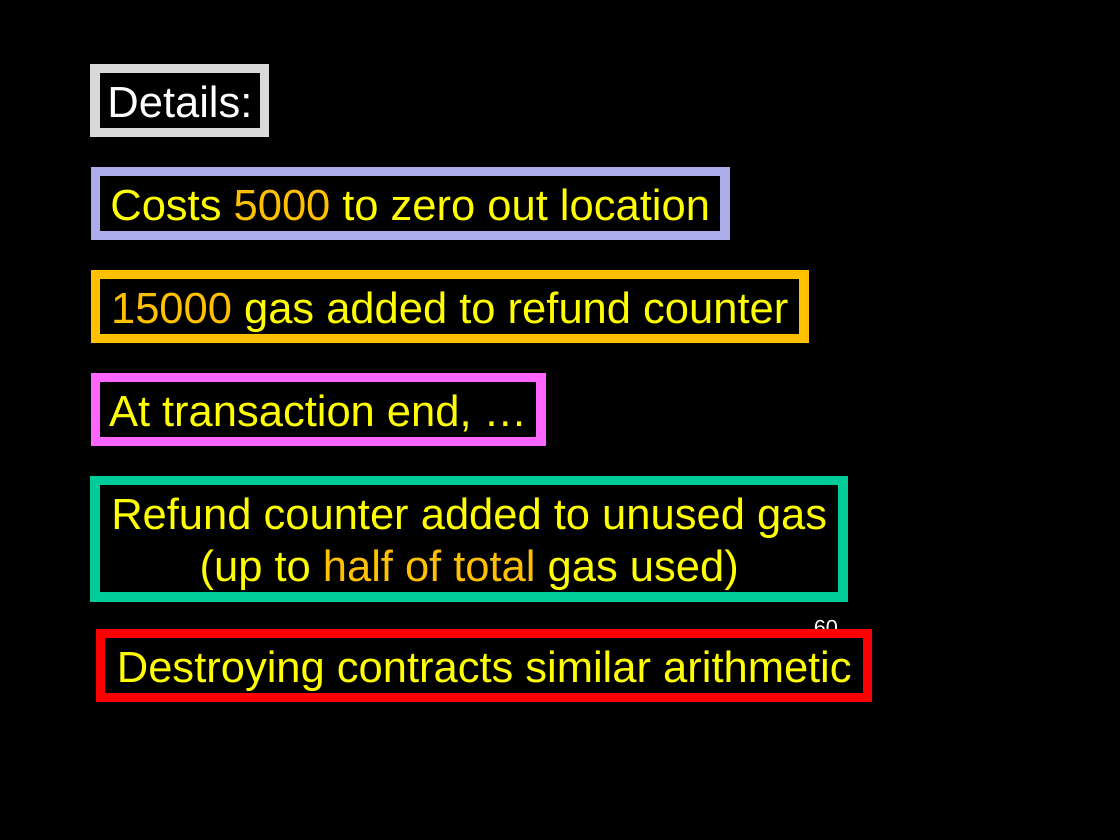
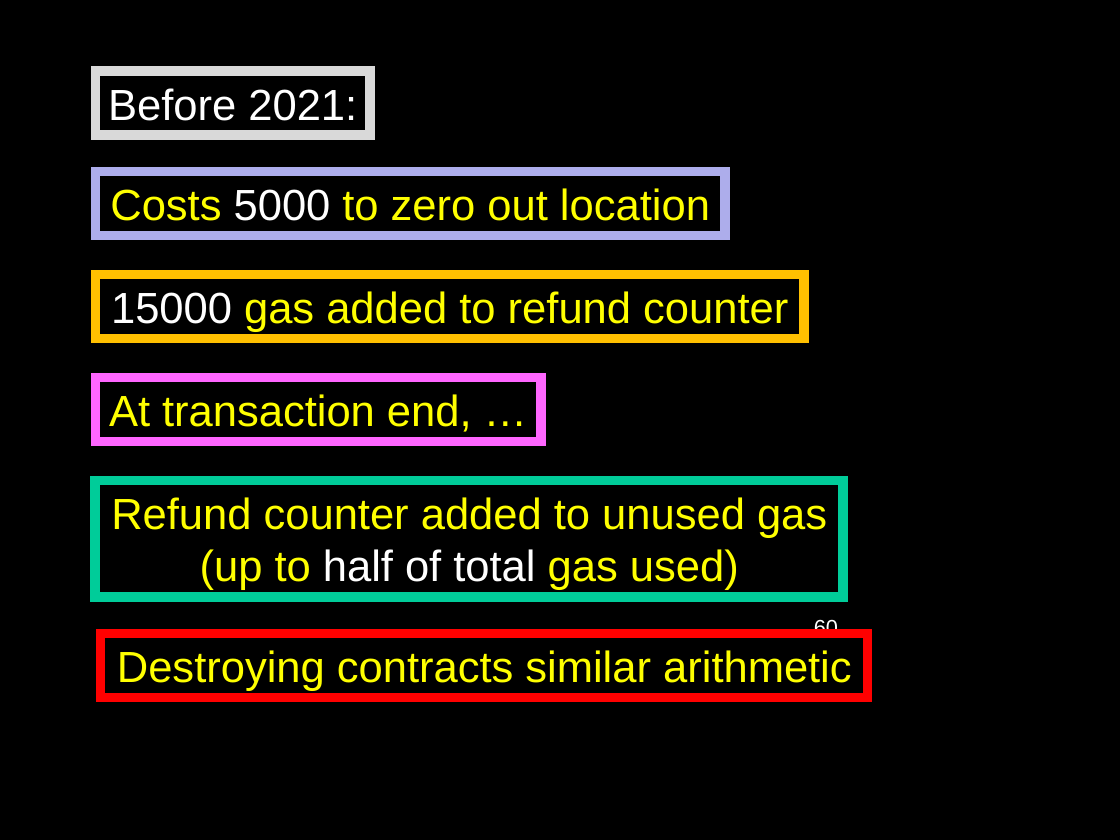
Before and after one commit to jadsmaeil/csci1951l, a slide deck: slide 60 of public/lecture-5-evm.pptx. Drawn at 1120x840 pixels with LibreOffice and Linux fonts; fonts in the diff are those of the drawing; background and template pictures are left out. Boxes give left, top, right and bottom in pixels: in the first picture for what was removed or moved away, otherwise in the second. Text is boxed around its words. In the diff, an @@ line names an element or a change of style, - is before the commit and + after.

```diff
--- a/public/lecture-5-evm.pptx
+++ b/public/lecture-5-evm.pptx
@@ rectangle "Before 2021:" resized from (x1=95, y1=68, x2=264, y2=132) to (x1=95, y1=71, x2=370, y2=134) @@
@@ text in rectangle at (x1=108, y1=88, x2=357, y2=121): text changed @@
-Details:
+Before 2021:
@@ rectangle "Costs 5000 to zero out ..." at (x1=95, y1=171, x2=725, y2=235): text colour #FFC000 to #FFFFFF in "5000" @@
@@ rectangle "15000 gas added to refund ..." at (x1=95, y1=274, x2=804, y2=338): text colour #FFC000 to #FFFFFF in "15000" @@
@@ text in rectangle at (x1=200, y1=549, x2=739, y2=590): text colour #FFC000 to #FFFFFF in "half of total" @@
```
Also in this commit, not shown: 15 other slides changed, 1 slide added, 3 slides removed, 1 other file.
